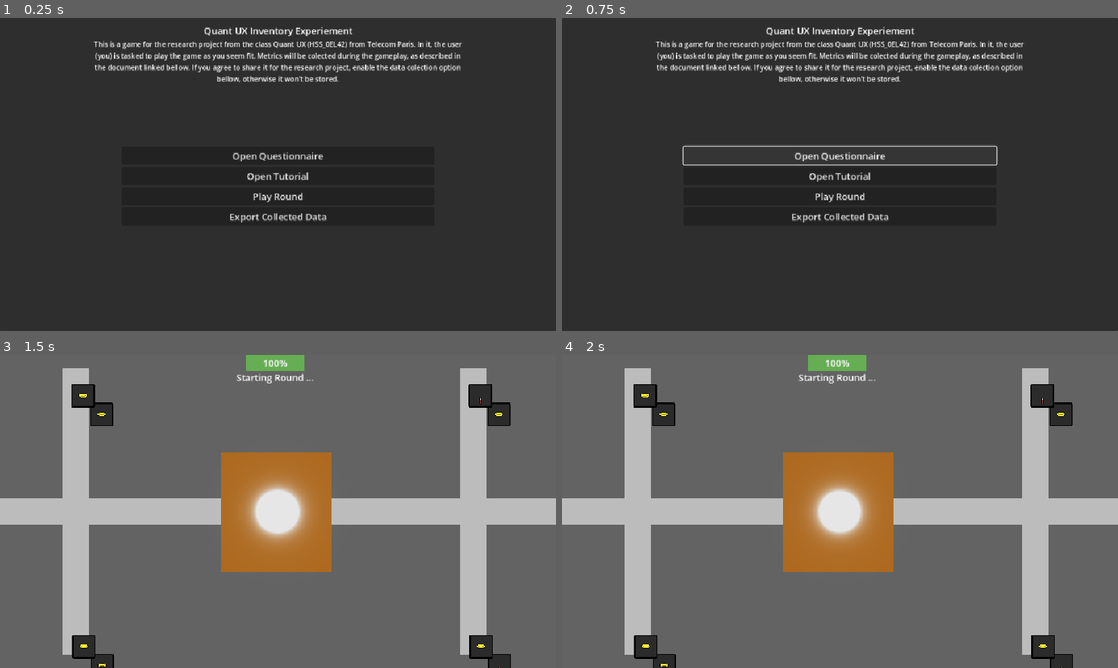
Above: before the commit, frames 1-4 (two rows, left to right).
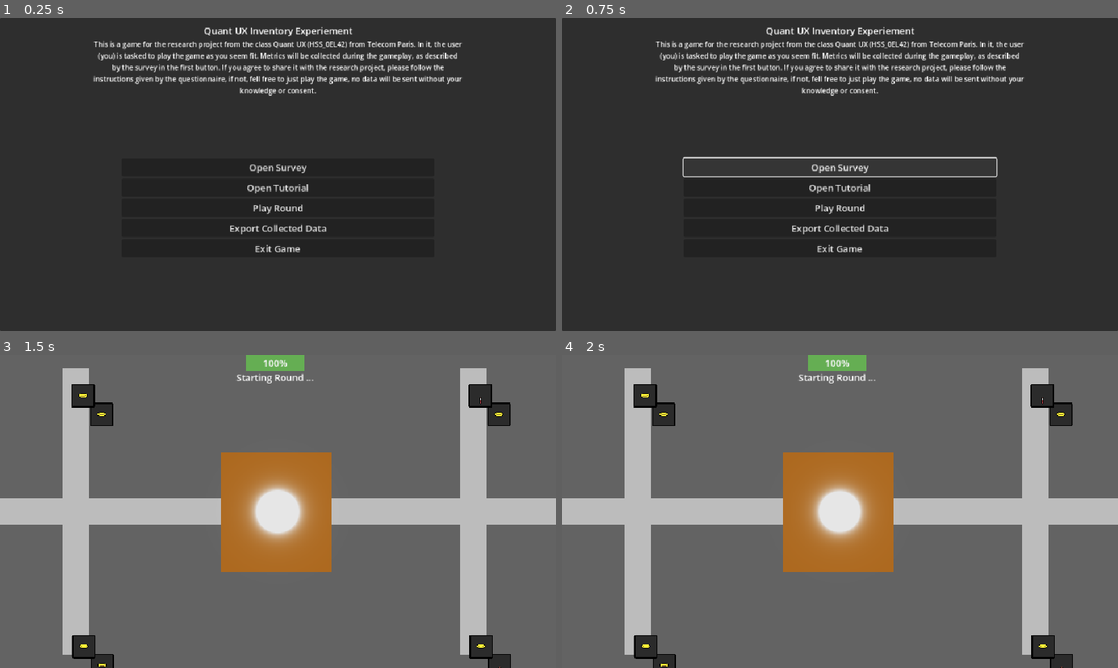
Above: after the commit, the same moments.

Repository: loco-choco/quantux-ui-experiment
Game: Godot game, scene res://scenes/main.tscn
Same seed, same stepped clock (60 frames per second), same inputs: the game is played once before the commit and once after it. The engine's default icon, where the game draws it, is replaced by a stand-in: a white triangle on a blue panel in a dark square.
Inputs:
- Up to frame 1 (0.25 s): no input
- Up to frame 2 (0.75 s): click "Open Questionnaire" (after the commit: "Open Survey") at 0.5 s
- Up to frame 3 (1.5 s): click "Play Round" at 1.25 s
- Up to frame 4 (2 s): no input

The runs differ from the first frame. In frame 1, 4.1% of the frame differs, in the area x 16-84%, y 10-75%; in frame 2, 5.3%; in frame 3, nothing differs; in frame 4, nothing differs.

Commit message:
wrote tutorial and added exit button

Diff:
--- a/scenes/main.tscn
+++ b/scenes/main.tscn
@@ -70,7 +70,7 @@
 [node name="Description" type="Label" parent="MainMenuCanvas/MainMenu/MarginContainer/VBoxContainer/MarginContainer2/VBoxContainer"]
 custom_minimum_size = Vector2(100, 0)
 layout_mode = 2
-text = "This is a game for the research project from the cla …(89 unchanged characters)… ame as you seem fit. Metrics will be colected during the gameplay, as described in the document linked bellow. If you agree to share it for the research project, enable the data colection option bellow, otherwise it won't be stored."
+text = "This is a game for the research project from the cla …(89 unchanged characters)… ame as you seem fit. Metrics will be collected during the gameplay, as described by the survey in the first button. If you agree to share it with the research project, please follow the instructions given by the questionnaire, if not, fell free to just play the game, no data will be sent without your knowledge or consent."
 label_settings = SubResource("LabelSettings_tefeu")
 horizontal_alignment = 1
 autowrap_mode = 2
@@ -95,7 +95,7 @@
 
 [node name="OpenQuestionnaire" type="Button" parent="MainMenuCanvas/MainMenu/MarginContainer/VBoxContainer/MarginContainer/VBoxContainer"]
 layout_mode = 2
-text = "Open Questionnaire"
+text = "Open Survey"
 
 [node name="OpenTutorial" type="Button" parent="MainMenuCanvas/MainMenu/MarginContainer/VBoxContainer/MarginContainer/VBoxContainer"]
 layout_mode = 2
@@ -108,6 +108,10 @@
 [node name="ExportData" type="Button" parent="MainMenuCanvas/MainMenu/MarginContainer/VBoxContainer/MarginContainer/VBoxContainer"]
 layout_mode = 2
 text = "Export Collected Data"
+
+[node name="ExitGame" type="Button" parent="MainMenuCanvas/MainMenu/MarginContainer/VBoxContainer/MarginContainer/VBoxContainer"]
+layout_mode = 2
+text = "Exit Game"
 
 [node name="RoundSumary" type="PanelContainer" parent="MainMenuCanvas"]
 unique_name_in_owner = true
@@ -181,6 +185,7 @@
 
 [node name="ScrollContainer" type="ScrollContainer" parent="MainMenuCanvas/Tutorial"]
 layout_mode = 2
+scroll_vertical = 1359
 horizontal_scroll_mode = 0
 vertical_scroll_mode = 2
 
@@ -223,9 +228,10 @@
 [node name="Description" type="Label" parent="MainMenuCanvas/Tutorial/ScrollContainer/VBoxContainer/MarginContainer/VBoxContainer/Objective"]
 custom_minimum_size = Vector2(100, 0)
 layout_mode = 2
-text = "TALK ABOUT THE PLAYER'S OBJECTIVE"
+text = "Your objective is to get the highest amount of valuable items inside your inventory (also called \"bag\") while surviving to the end of the round.
+A round is composed of several waves of enemies that will swarm you, with each wave getting increasily more difficult.
+Each item has an amount of points associated with it, and it is your job to decide which ones are better to be kept or to be left on the floor."
 label_settings = SubResource("LabelSettings_sugp2")
-horizontal_alignment = 1
 autowrap_mode = 2
 
 [node name="HSeparator3" type="HSeparator" parent="MainMenuCanvas/Tutorial/ScrollContainer/VBoxContainer/MarginContainer/VBoxContainer/Objective"]
@@ -249,9 +255,51 @@
 [node name="Description" type="Label" parent="MainMenuCanvas/Tutorial/ScrollContainer/VBoxContainer/MarginContainer/VBoxContainer/Controls"]
 custom_minimum_size = Vector2(100, 0)
 layout_mode = 2
-text = "EXPLAIN HOW TO MOVE AND OPERATE THE INVENTORY"
+text = "IN GAME -----------------
+
+MOVEMENT:
+Use WASD/ZQSD to move the player.
+
+SHOOTING:
+
+While using your mouse to aim (from the center of the screen, the bullet goes in the direction of the mouse pointer), press LEFT MOUSE to fire your primary weapon, and RIGHT MOUSE to fire your secondary weapon.
+
+INTERACTING WITH ITEMS:
+
+You will find items scattered on the group as small squares that will be highlighted once you are close enough to interact with. By pressing E they
+will be automatically placed in your bag, if there is enough space left. If there isn't enough space, the item will stay on the ground, and you will have to
+either drop or rearange your current inventory to have it fit.
+
+OPENING THE INVENTORY:
+Press SPACE to open the inventory.
+
+IN THE INVENTORY  -----------------
+
+INTERACTING WITH ITEMS:
+With your mouse, hover the item and press LEFT MOUSE to grab it. You can then press RIGHT MOUSE to rotate it, and RIGHT MOUSE to
+place it in a new position that depends on where you move your mouse. Invalid slots will be marked with red and won't allow you to place items
+in there.
+
+You can also press RIGHT MOUSE before grabbing an item to see other interaction options like:
+- Drop: Drops the item to the ground, removing it from the inventory
+- Heal (x): Heals the player for a x amount
+- Value (x): The value (x) of the item
+
+EQUIPING WEAPONS:
+Once you have a weapon, you can equip it in your primary or secondary weapon slots. Those slots are big white rectangles located to the left
+of the inventory, with the first at the top being the primary weapons, and the second for secondary weapons.
+These slots only accept weapons, and will turn red if the item you are holding isn't one.
+
+DROPPING ITEMS:
+You can drop an item by either pressing RIGHT MOUSE and then Drop or, or by grabbing it with LEFT MOUSE and placing it in the \"Drop Slot\",
+which will appear as a big downward arrow to the right of the inventory.
+
+CLOSING THE INVENTORY:
+Press SPACE to close back the inventory. Any items you were holding will be dropped back to the floor if there isn't any space available in the bag.
+
+
+"
 label_settings = SubResource("LabelSettings_sugp2")
-horizontal_alignment = 1
 autowrap_mode = 2
 
 [node name="HSeparator3" type="HSeparator" parent="MainMenuCanvas/Tutorial/ScrollContainer/VBoxContainer/MarginContainer/VBoxContainer/Controls"]
@@ -275,9 +323,12 @@
 [node name="Description" type="Label" parent="MainMenuCanvas/Tutorial/ScrollContainer/VBoxContainer/MarginContainer/VBoxContainer/Enemies"]
 custom_minimum_size = Vector2(100, 0)
 layout_mode = 2
-text = "TALK ABOUT ENEMIES AND THEIR DIFFERENT COLORS"
+text = "Enemies are the colored triangles characters that you will see chasing you down. They will try to get close to lend a hit on you, so be careful!
+They are separated in 3 groups by color, RED, BLUE and GREEN.
+They can only be efficiently harmed by the right colored weapon/bullet, for example, a RED enemy is only harmed by RED weapons/bullets.
+You can kill all enemy types with any weapon type, but it will take a greater amount of bullets.
+As the waves go on, they will be more numerous, faster, and more diverse, so use the time between the waves to heal and find new items that might aid you."
 label_settings = SubResource("LabelSettings_sugp2")
-horizontal_alignment = 1
 autowrap_mode = 2
 
 [node name="HSeparator3" type="HSeparator" parent="MainMenuCanvas/Tutorial/ScrollContainer/VBoxContainer/MarginContainer/VBoxContainer/Enemies"]
@@ -301,12 +352,26 @@
 [node name="Description" type="Label" parent="MainMenuCanvas/Tutorial/ScrollContainer/VBoxContainer/MarginContainer/VBoxContainer/Items"]
 custom_minimum_size = Vector2(100, 0)
 layout_mode = 2
-text = "WRITE ABOUT THE DIFFERENT ITEMS:
-- WEAPONS / COLORS
-- POTIONS
-- COINS"
+text = "Items are spread all over the map, and are separated in 3 categories: POTIONS, COINS and WEAPONS. All items have value, with some being more valuable then others. You can always check this information by pressing RIGHT MOUSE over the item of interest while in the inventory.
+
+In general, the bigger the item (inside the inventory grid) the more value it can offer, either as a healing source, or points for the score.
+
+
+POTIONS:
+Potions are single use red viles that can heal the player for some amount. They can differ in size, heal amount, and value.
+
+COINS:
+Coins are small yellow circles that give a lot of points, and can differ in size and value.
+
+WEAPONS:
+Weapons are colored pistols. They all have the same size, and all the colors can be found scattered around the map.
+Weapons are divided in 3 colors: RED, BLUE and GREEN. By equiping differently colored weapons in the primary and secondary weapon
+slots, you can shot both colors when pressing MOUSE LEFT and MOUSE RIGHT. Enemies are only really affected by the right color,
+so pay attention to make the correct switch, although they can all be killed by any weapon.
+
+You start the game without one, so searching the map for one is one of your first priorities.
+"
 label_settings = SubResource("LabelSettings_sugp2")
-horizontal_alignment = 1
 autowrap_mode = 2
 
 [node name="HSeparator3" type="HSeparator" parent="MainMenuCanvas/Tutorial/ScrollContainer/VBoxContainer/MarginContainer/VBoxContainer/Items"]
@@ -334,5 +399,6 @@
 [connection signal="pressed" from="MainMenuCanvas/MainMenu/MarginContainer/VBoxContainer/MarginContainer/VBoxContainer/OpenTutorial" to="." method="_on_tutorial_pressed"]
 [connection signal="pressed" from="MainMenuCanvas/MainMenu/MarginContainer/VBoxContainer/MarginContainer/VBoxContainer/StartGame" to="." method="_on_start_game_pressed"]
 [connection signal="pressed" from="MainMenuCanvas/MainMenu/MarginContainer/VBoxContainer/MarginContainer/VBoxContainer/ExportData" to="." method="_on_export_data_pressed"]
+[connection signal="pressed" from="MainMenuCanvas/MainMenu/MarginContainer/VBoxContainer/MarginContainer/VBoxContainer/ExitGame" to="." method="_on_exit_game_pressed"]
 [connection signal="pressed" from="MainMenuCanvas/RoundSumary/MarginContainer/CenterContainer/VBoxContainer/MarginContainer/VBoxContainer/RoundSumaryReturn" to="." method="_on_round_summary_return_pressed"]
 [connection signal="pressed" from="MainMenuCanvas/Tutorial/ScrollContainer/VBoxContainer/MarginContainer/VBoxContainer/TutorialReturn" to="." method="_on_tutorial_return_pressed"]
--- a/scripts/main.gd
+++ b/scripts/main.gd
@@ -83,3 +83,7 @@
 		collected_round_data[i].save_to_zip_archive(zip, "round_%d/" % [i])
 
 	zip.close()
+
+
+func _on_exit_game_pressed() -> void:
+	get_tree().quit() # default behavior
